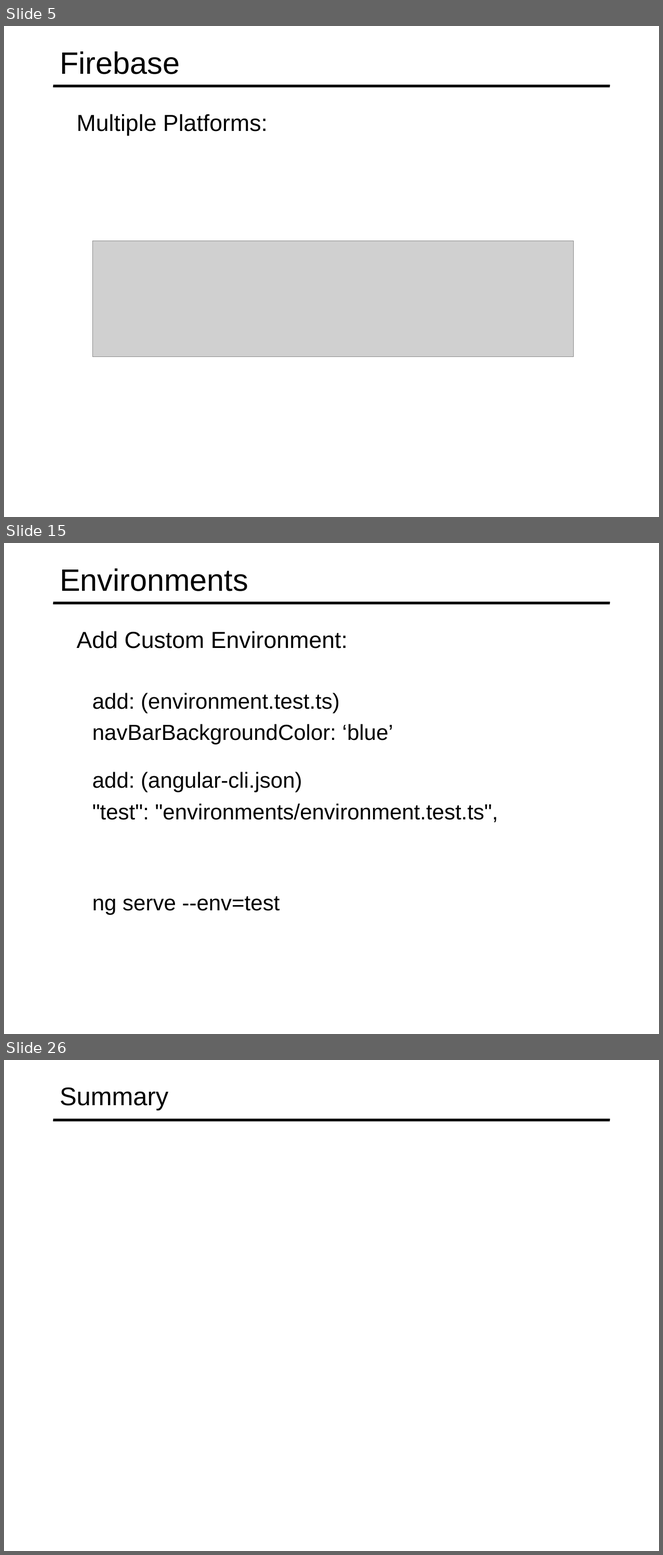
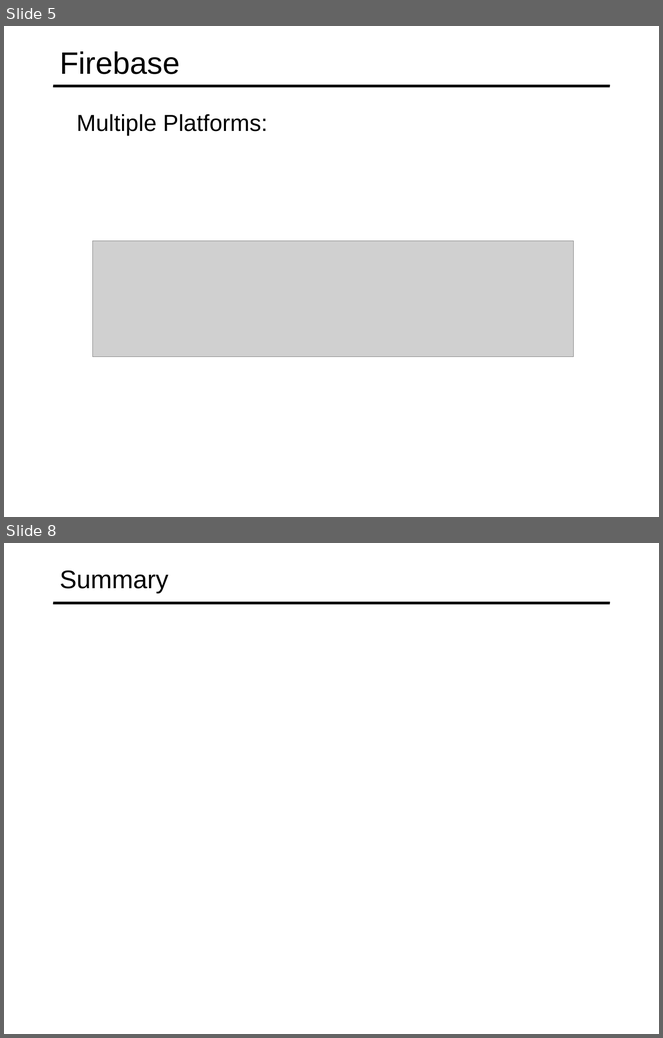
Before and after one commit to specter01wj/Jago_Link_Training, a slide deck: Angular/Angular7/Angular Advanced Course/Essentials/11.Building Real-time Server-less Apps with Firebase/L11_Building Real-time Server-less Apps with Firebase.ppt. Shown one above the other, each under a label of ours: slides 5, 15 and 26 before the commit, slides 5 and 8 after it; the slides between them are not shown. The pictures are 663x1555 and 663x1038 pixels, drawn with LibreOffice and Linux fonts; fonts in the diff are those of the drawing; grey boxes stand for pictures. Boxes give left, top, right and bottom in pixels: in the first picture for what was removed or moved away, otherwise in the second. Text is boxed around its words. In the diff, an @@ line names an element or a change of style, - is before the commit and + after.

```diff
--- a/Angular/Angular7/Angular Advanced Course/Essentials/11.Building Real-time Server-less Apps with Firebase/L11_Building Real-time Server-less Apps with Firebase.ppt
+++ b/Angular/Angular7/Angular Advanced Course/Essentials/11.Building Real-time Server-less Apps with Firebase/L11_Building Real-time Server-less Apps with Firebase.ppt
@@ slide 15 removed at box(4, 543, 659, 1034), background #FFFFFF; not listed: 1 template element that a slide beside it also shows @@
@@ title removed at box(60, 568, 248, 591) @@
-Environments
@@ text removed at box(77, 631, 348, 649) @@
-  Add Custom Environment:
@@ text removed at box(92, 693, 393, 745) @@
-  add: (environment.test.ts)
-  navBarBackgroundColor: ‘blue’
@@ text removed at box(92, 772, 499, 823) @@
-  add: (angular-cli.json)
-  "test": "environments/environment.test.ts",
@@ text removed at box(92, 896, 280, 915) @@
-  ng serve --env=test
@@ what was slide 26 is now slide 8 @@
```
Also in this commit, not shown: 1 slide changed, 1 slide added, 18 other slides removed.
